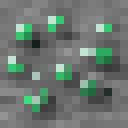
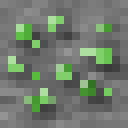
Comparing the layer stacks of the two (128, 128) images. Changes:
hid "Pasted Layer", moved it above "Pasted Layer #1" over [8, 16, 112, 112]
added layer "Pasted Layer #1" above "Layer" over [8, 16, 112, 112]
